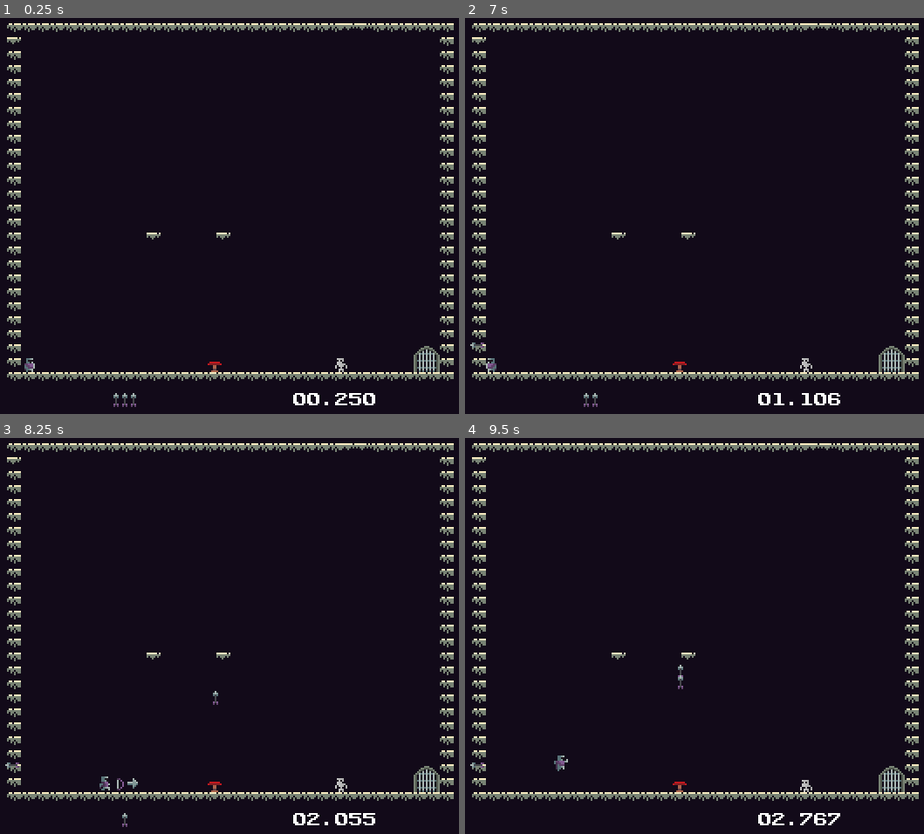
Above: before the commit, frames 1-4 (two rows, left to right).
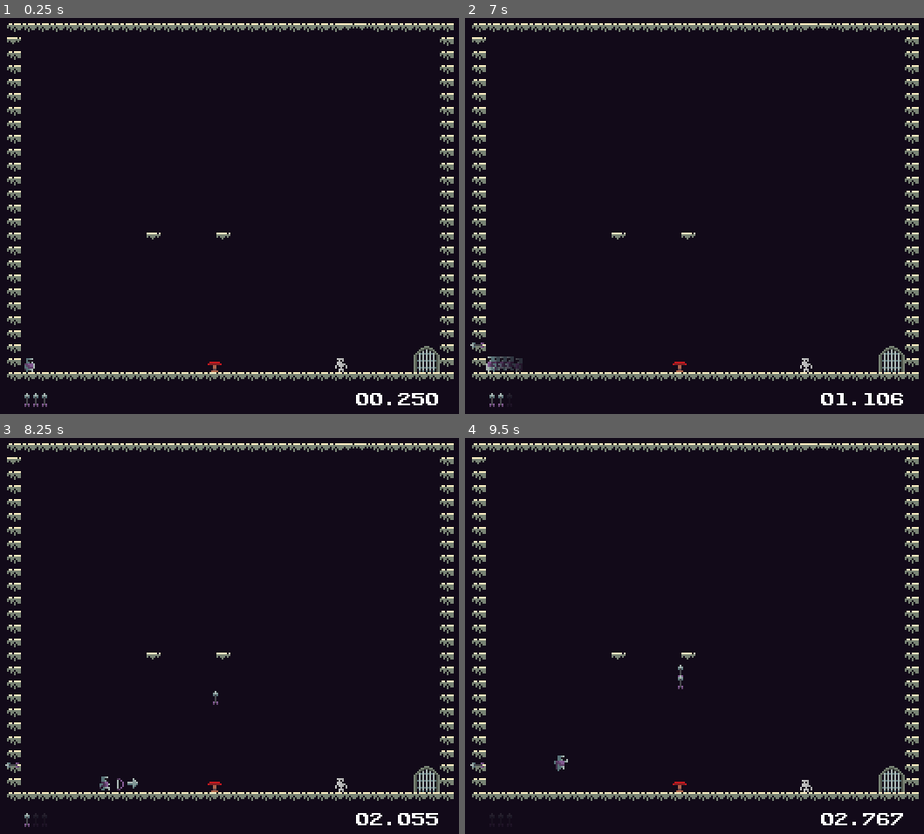
Above: after the commit, the same moments.

Repository: MadDevInc/Gladitta
Game: Godot game, scene res://ambiente_de_teste.tscn
Same seed, same stepped clock (60 frames per second), same inputs: the game is played once before the commit and once after it.
Inputs (mouse positions are in pixels of both pictures, inside the frame that each line leads up to):
- Up to frame 1 (0.25 s): no input
- Up to frame 2 (7 s): move the mouse to (818, 184) at 0.52 s; hold , (shoot) 0.53-1.28 s; hold D (move_right) 0.53-2.03 s; tap Space (jump) at 0.77, 0.8, 1.07, 1.35, 1.52, 1.82, 3.02, 3.32, 3.77, 3.8, 4.07, 4.52, 4.82, 6.02, 6.32, 6.77, 6.8 s; move the mouse to (584, 223) at 1.27 s; tap , (shoot) at 1.55, 3.05, 4.35, 6.05 s; move the mouse to (749, 113) at 2.02 s; hold A (move_left) 2.03-2.78 s; hold Space (jump) 2.03-2.78 s; click (749, 113) at 2.1 s; move the mouse to (666, 287) at 2.77 s; hold D (move_right) 2.78-4.28 s; tap Shift (dash_trigger) at 2.85 s; move the mouse to (864, 267) at 3.52 s; hold , (shoot) 3.53-4.28 s; tap Enter at 4.25 s; move the mouse to (529, 140) at 4.27 s; hold A (move_left) 4.28-5.03 s; move the mouse to (722, 204) at 5.02 s; hold D (move_right) 5.03-5.78 s; hold Space (jump) 5.03-5.78 s; tap R (reset) at 5.75 s; move the mouse to (611, 101) at 5.77 s; hold A (move_left) from 5.78 s (still down); click (611, 101) at 5.85 s; move the mouse to (818, 184) at 6.52 s; hold Shift (dash_trigger) from 6.53 s (still down)
- Up to frame 3 (8.25 s): tap Space (jump) at 7.07, 7.52, 7.82 s; move the mouse to (119, 643) at 7.27 s; release A (move_left) at 7.28 s; release Shift (dash_trigger) at 7.28 s; hold D (move_right) from 7.28 s (still down); tap , (shoot) at 7.35 s; move the mouse to (284, 533) at 8.02 s; hold , (shoot) from 8.03 s (still down)
- Up to frame 4 (9.5 s): keep holding D (move_right); tap Space (jump) at 8.3, 8.85, 9.02, 9.32 s; move the mouse to (666, 707) at 8.77 s; release , (shoot) at 8.78 s; tap , (shoot) at 9.05 s

The runs differ from the first frame. In frame 1, 0.6% of the frame differs, in the area x 5-96%, y 94-99%; in frame 2, 0.7%, in the area x 4-96%, y 85-99%; in frame 3, 0.5%; in frame 4, 0.4%.

Commit message:
Added Dash Particles

Diff:
--- /dev/null
+++ b/gladitta/Scenes/Characters/Player/DashParticle/dash_particle.gd
@@ -0,0 +1,9 @@
+extends AnimatedSprite2D
+
+func set_animation_and_frame(new_animation, new_frame):
+	animation = new_animation
+	frame = new_frame
+
+func _on_animation_player_animation_finished(anim_name: StringName) -> void:
+	if anim_name == "fade_out":
+		self.queue_free()
--- /dev/null
+++ b/gladitta/Scenes/Characters/Player/DashParticle/dash_particle.tscn
@@ -0,0 +1,121 @@
+[gd_scene load_steps=14 format=3 uid="uid://b2w30lqvfnaq4"]
+
+[ext_resource type="Texture2D" uid="uid://bst3ep1s6w1f" path="res://Scenes/Characters/Player/Textures/player.png" id="1_vymwk"]
+[ext_resource type="Script" path="res://Scenes/Characters/Player/DashParticle/dash_particle.gd" id="2_epwxh"]
+
+[sub_resource type="AtlasTexture" id="AtlasTexture_f7mnv"]
+atlas = ExtResource("1_vymwk")
+region = Rect2(0, 0, 8, 9)
+
+[sub_resource type="AtlasTexture" id="AtlasTexture_0fnxi"]
+atlas = ExtResource("1_vymwk")
+region = Rect2(8, 0, 8, 9)
+
+[sub_resource type="AtlasTexture" id="AtlasTexture_h6wnb"]
+atlas = ExtResource("1_vymwk")
+region = Rect2(16, 0, 8, 9)
+
+[sub_resource type="AtlasTexture" id="AtlasTexture_wt4qp"]
+atlas = ExtResource("1_vymwk")
+region = Rect2(32, 0, 8, 9)
+
+[sub_resource type="AtlasTexture" id="AtlasTexture_smuum"]
+atlas = ExtResource("1_vymwk")
+region = Rect2(40, 0, 8, 9)
+
+[sub_resource type="AtlasTexture" id="AtlasTexture_f5txm"]
+atlas = ExtResource("1_vymwk")
+region = Rect2(48, 0, 8, 9)
+
+[sub_resource type="AtlasTexture" id="AtlasTexture_p5g62"]
+atlas = ExtResource("1_vymwk")
+region = Rect2(24, 0, 8, 9)
+
+[sub_resource type="SpriteFrames" id="SpriteFrames_58b2w"]
+animations = [{
+"frames": [{
+"duration": 1.0,
+"texture": SubResource("AtlasTexture_f7mnv")
+}, {
+"duration": 1.0,
+"texture": SubResource("AtlasTexture_0fnxi")
+}],
+"loop": true,
+"name": &"idle",
+"speed": 3.0
+}, {
+"frames": [{
+"duration": 1.0,
+"texture": SubResource("AtlasTexture_h6wnb")
+}],
+"loop": true,
+"name": &"jump",
+"speed": 1.0
+}, {
+"frames": [{
+"duration": 1.0,
+"texture": SubResource("AtlasTexture_wt4qp")
+}, {
+"duration": 1.0,
+"texture": SubResource("AtlasTexture_smuum")
+}, {
+"duration": 1.0,
+"texture": SubResource("AtlasTexture_f5txm")
+}, {
+"duration": 1.0,
+"texture": SubResource("AtlasTexture_p5g62")
+}],
+"loop": true,
+"name": &"run",
+"speed": 10.0
+}]
+
+[sub_resource type="Animation" id="Animation_frnp7"]
+length = 0.001
+tracks/0/type = "value"
+tracks/0/imported = false
+tracks/0/enabled = true
+tracks/0/path = NodePath(".:modulate")
+tracks/0/interp = 1
+tracks/0/loop_wrap = true
+tracks/0/keys = {
+"times": PackedFloat32Array(0),
+"transitions": PackedFloat32Array(1),
+"update": 0,
+"values": [Color(1, 1, 1, 1)]
+}
+
+[sub_resource type="Animation" id="Animation_nol83"]
+resource_name = "fade_out"
+length = 0.2
+tracks/0/type = "value"
+tracks/0/imported = false
+tracks/0/enabled = true
+tracks/0/path = NodePath(".:modulate")
+tracks/0/interp = 1
+tracks/0/loop_wrap = true
+tracks/0/keys = {
+"times": PackedFloat32Array(0, 0.2),
+"transitions": PackedFloat32Array(1, 1),
+"update": 0,
+"values": [Color(1, 1, 1, 1), Color(1, 1, 1, 0)]
+}
+
+[sub_resource type="AnimationLibrary" id="AnimationLibrary_ge6q6"]
+_data = {
+"RESET": SubResource("Animation_frnp7"),
+"fade_out": SubResource("Animation_nol83")
+}
+
+[node name="DashParticle" type="AnimatedSprite2D"]
+sprite_frames = SubResource("SpriteFrames_58b2w")
+animation = &"idle"
+script = ExtResource("2_epwxh")
+
+[node name="AnimationPlayer" type="AnimationPlayer" parent="."]
+libraries = {
+"": SubResource("AnimationLibrary_ge6q6")
+}
+autoplay = "fade_out"
+
+[connection signal="animation_finished" from="AnimationPlayer" to="." method="_on_animation_player_animation_finished"]
--- a/gladitta/Scenes/Characters/Player/player.gd
+++ b/gladitta/Scenes/Characters/Player/player.gd
@@ -18,6 +18,8 @@
 var shoot_direction = Vector2()
 
 var arrow_scene = preload("res://Scenes/Characters/Player/Arrow/arrow.tscn")
+
+var dash_particle = load("res://Scenes/Characters/Player/DashParticle/dash_particle.tscn")
 
 var primed_dash = false
 var dashing = 0
@@ -151,6 +153,11 @@
 			velocity = direction * 0.5 * 250
 		dashing -= 1
 		was_dashing = true
+		var new_dash_particle = dash_particle.instantiate()
+		get_parent().add_child(new_dash_particle)
+		new_dash_particle.global_position = self.global_position
+		new_dash_particle.flip_h = $AnimatedSprite2D.flip_h
+		new_dash_particle.set_animation_and_frame($AnimatedSprite2D.animation, $AnimatedSprite2D.frame)
 
 	move_and_slide()
 
@@ -175,24 +182,16 @@
 	match new_direction:
 		"right":
 			$Sword.position = Vector2(8, 0)
-			$Sword/Sprite2D.flip_h = false
-			$Sword/Sprite2D.rotation_degrees = 0
-			$Sword/CollisionShape2D.rotation_degrees = 0
+			$Sword.rotation_degrees = 0
 		"left":
 			$Sword.position = Vector2(-8, 0)
-			$Sword/Sprite2D.flip_h = true
-			$Sword/Sprite2D.rotation_degrees = 0
-			$Sword/CollisionShape2D.rotation_degrees = 0
+			$Sword.rotation_degrees = 180
 		"down":
 			$Sword.position = Vector2(0, 8)
-			$Sword/Sprite2D.flip_h = false
-			$Sword/Sprite2D.rotation_degrees = 90
-			$Sword/CollisionShape2D.rotation_degrees = 90
+			$Sword.rotation_degrees = 90
 		"up":
 			$Sword.position = Vector2(0, -8)
-			$Sword/Sprite2D.flip_h = false
-			$Sword/Sprite2D.rotation_degrees = -90
-			$Sword/CollisionShape2D.rotation_degrees = 90
+			$Sword.rotation_degrees = -90
 
 func instantiate_arrow():
 	if shoot_direction.y == 1 and is_on_floor():
--- a/gladitta/Scenes/Characters/Player/player.tscn
+++ b/gladitta/Scenes/Characters/Player/player.tscn
@@ -195,7 +195,7 @@
 autoplay = "idle"
 
 [node name="Sword" type="Area2D" parent="." groups=["Sword"]]
-position = Vector2(8, 0)
+position = Vector2(-8, 0)
 
 [node name="CollisionShape2D" type="CollisionShape2D" parent="Sword"]
 shape = SubResource("RectangleShape2D_atcx3")
--- a/gladitta/Scenes/HUD/ArrowCounter/arrow_counter.gd
+++ b/gladitta/Scenes/HUD/ArrowCounter/arrow_counter.gd
@@ -1,18 +1,23 @@
 extends Control
-
-@export var player : CharacterBody2D
 
 var arrow_icon_scene = load("res://Scenes/HUD/ArrowCounter/ArrowIcon/arrow_icon.tscn")
 
+@onready var player = get_parent().get_parent().get_node("Player")
+
+func _ready() -> void:
+	for i in range(player.max_arrows):
+		var arrow_icon_instance = arrow_icon_scene.instantiate()
+		$Slots.add_child(arrow_icon_instance)
+
 func _physics_process(_delta: float) -> void:
-	if player.get_arrow_count() > $VBoxContainer.get_child_count():
+	if $HBoxContainer.get_child_count() < player.get_arrow_count():
 		add_arrow()
-	if player.get_arrow_count() < $VBoxContainer.get_child_count():
+	if $HBoxContainer.get_child_count() > player.get_arrow_count():
 		remove_arrow()
 
 func add_arrow():
 	var arrow_icon_instance = arrow_icon_scene.instantiate()
-	$VBoxContainer.add_child(arrow_icon_instance)
+	$HBoxContainer.add_child(arrow_icon_instance)
 
 func remove_arrow():
-	$VBoxContainer.get_child($VBoxContainer.get_child_count() - 1).kill()
+	$HBoxContainer.get_child($HBoxContainer.get_child_count() - 1).kill()
--- a/gladitta/Scenes/HUD/ArrowCounter/arrow_counter.tscn
+++ b/gladitta/Scenes/HUD/ArrowCounter/arrow_counter.tscn
@@ -12,7 +12,7 @@
 script = ExtResource("1_65bc6")
 metadata/_edit_vertical_guides_ = [40.0, 160.0]
 
-[node name="VBoxContainer" type="HBoxContainer" parent="."]
+[node name="HBoxContainer" type="HBoxContainer" parent="."]
 custom_minimum_size = Vector2(0, 8)
 layout_mode = 1
 anchors_preset = 12
@@ -26,4 +26,12 @@
 grow_horizontal = 2
 grow_vertical = 0
 theme_override_constants/separation = -2
-alignment = 1
+
+[node name="Slots" type="HBoxContainer" parent="."]
+modulate = Color(1, 1, 1, 0.12549)
+layout_mode = 2
+offset_left = 40.0
+offset_top = 228.0
+offset_right = 160.0
+offset_bottom = 236.0
+theme_override_constants/separation = -2
--- a/gladitta/Scenes/HUD/Timer/timer.tscn
+++ b/gladitta/Scenes/HUD/Timer/timer.tscn
@@ -28,5 +28,5 @@
 theme_override_fonts/font = ExtResource("1_scgad")
 theme_override_font_sizes/font_size = 8
 text = "00.00"
-horizontal_alignment = 1
+horizontal_alignment = 2
 vertical_alignment = 1
--- a/gladitta/Scenes/Levels/Template/level_template.tscn
+++ b/gladitta/Scenes/Levels/Template/level_template.tscn
@@ -1,7 +1,8 @@
-[gd_scene load_steps=8 format=4 uid="uid://c3wi3k4u6gdm7"]
+[gd_scene load_steps=9 format=4 uid="uid://c3wi3k4u6gdm7"]
 
 [ext_resource type="Script" path="res://Scenes/Levels/Template/level_template.gd" id="1_sujfq"]
 [ext_resource type="PackedScene" uid="uid://bfjadmqnpg80t" path="res://Scenes/HUD/Timer/timer.tscn" id="1_y4pis"]
+[ext_resource type="PackedScene" uid="uid://i65wpc3p3ox8" path="res://Scenes/HUD/ArrowCounter/arrow_counter.tscn" id="3_0sx6q"]
 [ext_resource type="PackedScene" uid="uid://hq3kndj7ibrr" path="res://Scenes/Levels/LevelEnding/level_ending.tscn" id="3_v0fcr"]
 [ext_resource type="PackedScene" uid="uid://ddyqss5v87w2q" path="res://Scenes/TileMaps/World/world_tile_map.tscn" id="4_eaww6"]
 [ext_resource type="PackedScene" uid="uid://dlcsks5urffx5" path="res://Scenes/Characters/Player/player.tscn" id="6_rq5da"]
@@ -38,6 +39,8 @@
 
 [node name="Timer" parent="CanvasLayer" instance=ExtResource("1_y4pis")]
 
+[node name="ArrowCounter" parent="CanvasLayer" instance=ExtResource("3_0sx6q")]
+
 [node name="LevelEnding" parent="." instance=ExtResource("3_v0fcr")]
 position = Vector2(276, 210)
 
--- a/gladitta/ambiente_de_teste.tscn
+++ b/gladitta/ambiente_de_teste.tscn
@@ -1,14 +1,10 @@
-[gd_scene load_steps=5 format=4 uid="uid://cntumncfy3npw"]
+[gd_scene load_steps=4 format=4 uid="uid://cntumncfy3npw"]
 
 [ext_resource type="PackedScene" uid="uid://c3wi3k4u6gdm7" path="res://Scenes/Levels/Template/level_template.tscn" id="1_5ohy6"]
-[ext_resource type="PackedScene" uid="uid://i65wpc3p3ox8" path="res://Scenes/HUD/ArrowCounter/arrow_counter.tscn" id="2_sbtkr"]
 [ext_resource type="PackedScene" uid="uid://cur55mkndr5k6" path="res://Scenes/Characters/Enemy/EnemySpawner/enemy_spawner.tscn" id="3_ona6a"]
 [ext_resource type="PackedScene" uid="uid://dpfb3582tyngx" path="res://Scenes/Gadgets/Spring/spring.tscn" id="4_lmear"]
 
 [node name="AmbienteDeTeste" instance=ExtResource("1_5ohy6")]
-
-[node name="ArrowCounter" parent="CanvasLayer" index="1" node_paths=PackedStringArray("player") instance=ExtResource("2_sbtkr")]
-player = NodePath("../../Player")
 
 [node name="LevelEnding" parent="." index="1"]
 position = Vector2(273, 208)
